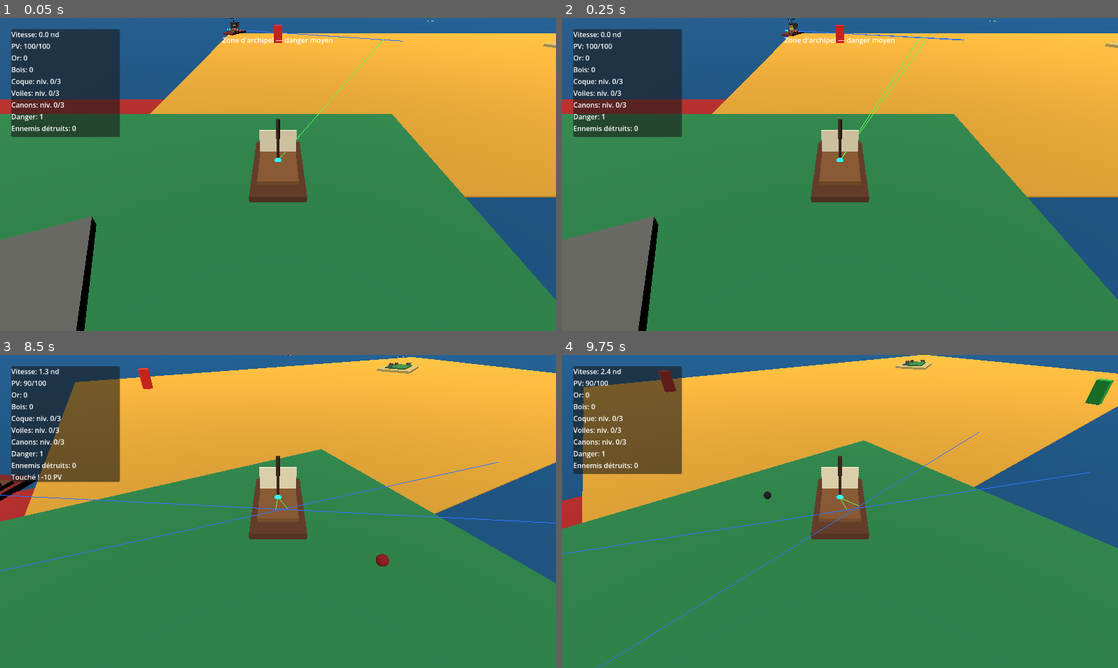
Above: before the commit, frames 1-4 (two rows, left to right).
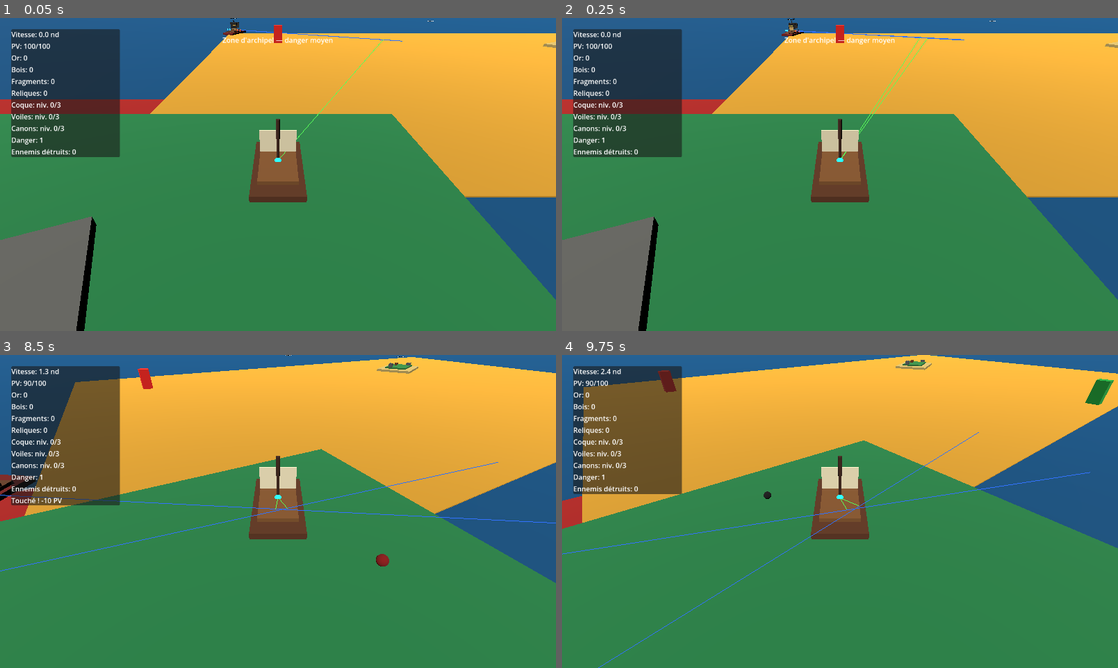
Above: after the commit, the same moments.

Repository: blou132/jeux-pirate
Game: Godot game, scene res://scenes/world/World.tscn
Same seed, same stepped clock (60 frames per second), same inputs: the game is played once before the commit and once after it.
Inputs (mouse positions are in pixels of both pictures, inside the frame that each line leads up to):
- Up to frame 1 (0.05 s): no input
- Up to frame 2 (0.25 s): no input
- Up to frame 3 (8.5 s): tap Enter at 0.5 s; move the mouse to (400, 495) at 0.52 s; hold D 0.53-1.25 s; tap R at 0.6, 3.6, 6.6 s; click (400, 495) at 0.67 s; drag from (166, 527) to (250, 574) at 1.27 s; move the mouse to (333, 442) at 2.02 s; hold D 2.03-2.75 s; hold Q 2.03-2.75 s; drag from (250, 574) to (111, 464) at 2.77 s; move the mouse to (444, 558) at 3.52 s; hold A 3.53-4.25 s; drag from (111, 464) to (194, 433) at 4.27 s; move the mouse to (305, 511) at 5.02 s; hold S 5.03-5.75 s; hold Q 5.03-5.75 s; click (305, 511) at 5.17 s; drag from (194, 433) to (166, 527) at 5.77 s; move the mouse to (400, 495) at 6.52 s; hold W 6.53-7.25 s; drag from (166, 527) to (250, 574) at 7.27 s; move the mouse to (333, 442) at 8.02 s; hold S from 8.03 s (still down); hold Q from 8.03 s (still down)
- Up to frame 4 (9.75 s): release S at 8.75 s; release Q at 8.75 s; drag from (812, 574) to (673, 464) at 8.77 s; move the mouse to (1006, 558) at 9.52 s; hold W from 9.53 s (still down); tap R at 9.6 s; click (1006, 558) at 9.67 s

The runs differ from the first frame. In frame 1, 1.7% of the frame differs, in the area x 2-22%, y 19-45%; in frame 2, 1.7%; in frame 3, 2.0%, in the area x 2-22%, y 19-48%; in frame 4, 1.7%.

Commit message:
feat: add treasure resources to game state

Diff:
--- a/scenes/ui/HUD.tscn
+++ b/scenes/ui/HUD.tscn
@@ -9,7 +9,7 @@
 offset_left = 16.0
 offset_top = 16.0
 offset_right = 286.0
-offset_bottom = 284.0
+offset_bottom = 330.0
 theme_override_constants/margin_left = 10
 theme_override_constants/margin_top = 10
 theme_override_constants/margin_right = 10
@@ -37,6 +37,14 @@
 [node name="WoodLabel" type="Label" parent="MarginContainer/PanelContainer/VBoxContainer"]
 layout_mode = 2
 text = "Bois: 0"
+
+[node name="MapFragmentsLabel" type="Label" parent="MarginContainer/PanelContainer/VBoxContainer"]
+layout_mode = 2
+text = "Fragments: 0"
+
+[node name="AncientRelicsLabel" type="Label" parent="MarginContainer/PanelContainer/VBoxContainer"]
+layout_mode = 2
+text = "Reliques: 0"
 
 [node name="HullLevelLabel" type="Label" parent="MarginContainer/PanelContainer/VBoxContainer"]
 layout_mode = 2
--- a/scripts/ui/HUD.gd
+++ b/scripts/ui/HUD.gd
@@ -4,6 +4,8 @@
 @onready var health_label: Label = $MarginContainer/PanelContainer/VBoxContainer/HealthLabel
 @onready var gold_label: Label = $MarginContainer/PanelContainer/VBoxContainer/GoldLabel
 @onready var wood_label: Label = $MarginContainer/PanelContainer/VBoxContainer/WoodLabel
+@onready var map_fragments_label: Label = $MarginContainer/PanelContainer/VBoxContainer/MapFragmentsLabel
+@onready var ancient_relics_label: Label = $MarginContainer/PanelContainer/VBoxContainer/AncientRelicsLabel
 @onready var hull_level_label: Label = $MarginContainer/PanelContainer/VBoxContainer/HullLevelLabel
 @onready var sails_level_label: Label = $MarginContainer/PanelContainer/VBoxContainer/SailsLevelLabel
 @onready var cannons_level_label: Label = $MarginContainer/PanelContainer/VBoxContainer/CannonsLevelLabel
@@ -103,6 +105,13 @@
 	if _game_state.has_method("get_gold") and _game_state.has_method("get_wood"):
 		_on_resources_changed(_game_state.get_gold(), _game_state.get_wood())
 
+	var treasure_resources_callback := Callable(self, "_on_treasure_resources_changed")
+	if _game_state.has_signal("treasure_resources_changed") and not _game_state.is_connected("treasure_resources_changed", treasure_resources_callback):
+		_game_state.connect("treasure_resources_changed", treasure_resources_callback)
+
+	if _game_state.has_method("get_map_fragments") and _game_state.has_method("get_ancient_relics"):
+		_on_treasure_resources_changed(_game_state.get_map_fragments(), _game_state.get_ancient_relics())
+
 	var danger_callback := Callable(self, "_on_danger_changed")
 	if _game_state.has_signal("danger_changed") and not _game_state.is_connected("danger_changed", danger_callback):
 		_game_state.connect("danger_changed", danger_callback)
@@ -114,6 +123,11 @@
 func _on_resources_changed(gold: int, wood: int) -> void:
 	gold_label.text = "Or: %d" % gold
 	wood_label.text = "Bois: %d" % wood
+
+
+func _on_treasure_resources_changed(map_fragments: int, ancient_relics: int) -> void:
+	map_fragments_label.text = "Fragments: %d" % map_fragments
+	ancient_relics_label.text = "Reliques: %d" % ancient_relics
 
 
 func _on_danger_changed(danger_level: int, enemies_defeated: int) -> void:
--- a/scripts/world/GameState.gd
+++ b/scripts/world/GameState.gd
@@ -1,6 +1,7 @@
 extends Node
 
 signal resources_changed(gold: int, wood: int)
+signal treasure_resources_changed(map_fragments: int, ancient_relics: int)
 signal danger_changed(danger_level: int, enemies_defeated: int)
 
 const ENEMIES_PER_DANGER_LEVEL := 3
@@ -9,12 +10,20 @@
 var enemies_defeated: int = 0
 var gold: int = 0
 var wood: int = 0
+var map_fragments: int = 0
+var ancient_relics: int = 0
 
 
 func add_resources(gold_amount: int, wood_amount: int) -> void:
 	gold += max(0, gold_amount)
 	wood += max(0, wood_amount)
 	resources_changed.emit(gold, wood)
+
+
+func add_treasure_resources(map_fragment_amount: int, ancient_relic_amount: int) -> void:
+	map_fragments += max(0, map_fragment_amount)
+	ancient_relics += max(0, ancient_relic_amount)
+	treasure_resources_changed.emit(map_fragments, ancient_relics)
 
 
 func can_afford(gold_cost: int, wood_cost: int) -> bool:
@@ -37,7 +46,10 @@
 func reset_resources() -> void:
 	gold = 0
 	wood = 0
+	map_fragments = 0
+	ancient_relics = 0
 	resources_changed.emit(gold, wood)
+	treasure_resources_changed.emit(map_fragments, ancient_relics)
 
 
 func record_enemy_destroyed() -> void:
@@ -60,3 +72,11 @@
 
 func get_wood() -> int:
 	return wood
+
+
+func get_map_fragments() -> int:
+	return map_fragments
+
+
+func get_ancient_relics() -> int:
+	return ancient_relics
